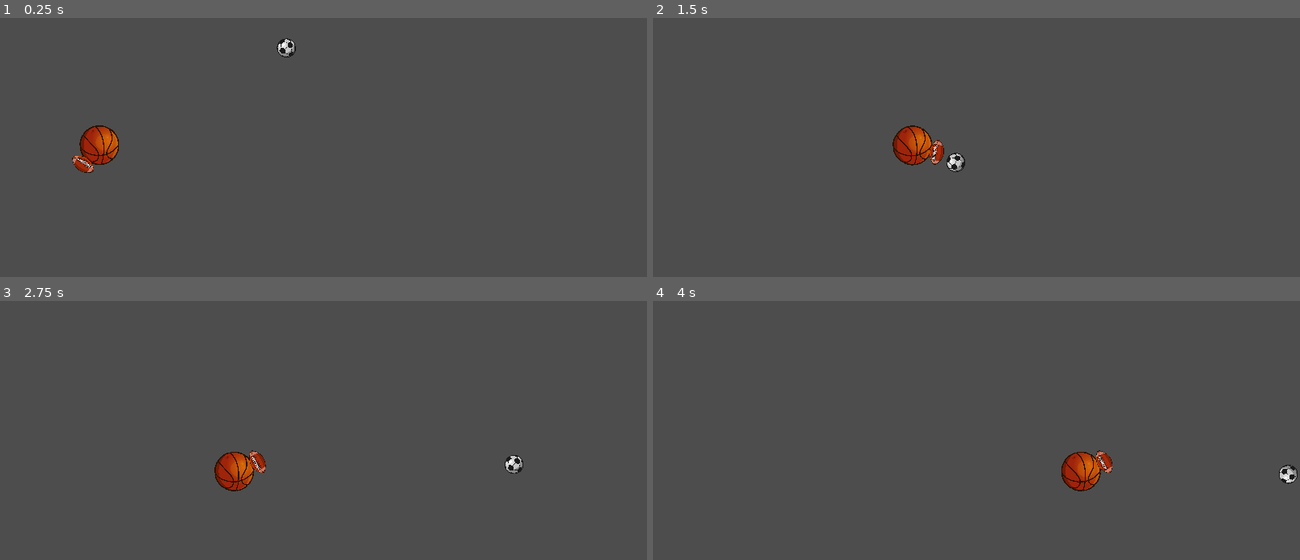
Above: before the commit, frames 1-4 (two rows, left to right).
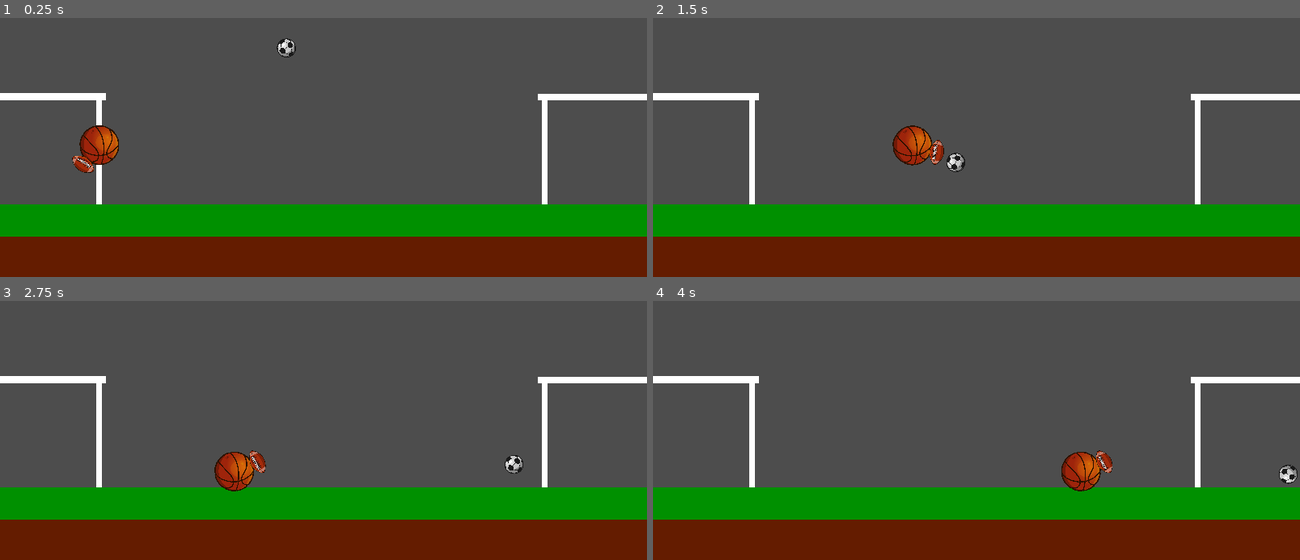
Above: after the commit, the same moments.

Repository: kwjay/BroHeadFootball
Game: Godot game, scene res://main.tscn
Two runs of this game, one before a commit and one after it. Both use one fixed random seed, a clock stepped at 60 frames per second and the inputs below.
Inputs:
- Up to frame 1 (0.25 s): no input
- Up to frame 2 (1.5 s): hold Space (kick) 0.53-1.28 s; hold D (right) from 0.53 s (still down); tap W (jump) at 0.77 s; tap Space (kick) at 1.35 s
- Up to frame 3 (2.75 s): tap W (jump) at 1.52 s; release D (right) at 2.03 s; hold A (left) from 2.03 s (still down); hold Space (kick) from 2.03 s (still down)
- Up to frame 4 (4 s): release A (left) at 2.78 s; release Space (kick) at 2.78 s; hold D (right) from 2.78 s (still down); tap Space (kick) at 2.85 s; tap W (jump) at 3.02, 3.77 s; hold Space (kick) from 3.53 s (still down)

The runs differ from the first frame. In frame 1, 29% of the frame differs, in the area x 0-100%, y 28-100%; in frame 2, 30%; in frame 3, 30%; in frame 4, 30%.

Commit message:
Goal detection
Bug: Player can get launched by the ball

Diff:
--- /dev/null
+++ b/goal_post.gd
@@ -0,0 +1,4 @@
+extends Node2D
+
+func _on_goal_area_body_entered(body):
+	print(body.name)
--- /dev/null
+++ b/goal_post.tscn
@@ -0,0 +1,52 @@
+[gd_scene load_steps=5 format=3 uid="uid://i6bcqweb8ovo"]
+
+[ext_resource type="Script" path="res://goal_post.gd" id="1_nov8v"]
+
+[sub_resource type="CapsuleShape2D" id="CapsuleShape2D_mkoe5"]
+radius = 6.34534
+height = 201.947
+
+[sub_resource type="RectangleShape2D" id="RectangleShape2D_p5gwc"]
+size = Vector2(190.5, 28)
+
+[sub_resource type="RectangleShape2D" id="RectangleShape2D_tuxlh"]
+size = Vector2(169, 185)
+
+[node name="GoalPost" type="Node2D"]
+script = ExtResource("1_nov8v")
+
+[node name="Crossbar" type="StaticBody2D" parent="."]
+
+[node name="CrossbarCollider" type="CollisionShape2D" parent="Crossbar"]
+position = Vector2(-42, -9)
+rotation = 1.5708
+shape = SubResource("CapsuleShape2D_mkoe5")
+
+[node name="ColorRect" type="ColorRect" parent="Crossbar"]
+offset_left = -140.0
+offset_top = -14.0
+offset_right = 55.0
+offset_bottom = -2.0
+
+[node name="SweepArea" type="Area2D" parent="Crossbar"]
+
+[node name="SweepAreaCollider" type="CollisionShape2D" parent="Crossbar/SweepArea"]
+position = Vector2(-42, -32)
+shape = SubResource("RectangleShape2D_p5gwc")
+
+[node name="Post" type="ColorRect" parent="."]
+offset_left = 38.0
+offset_top = -8.0
+offset_right = 48.0
+offset_bottom = 192.0
+metadata/_edit_use_anchors_ = true
+
+[node name="GoalArea" type="Area2D" parent="."]
+collision_layer = 4
+collision_mask = 4
+
+[node name="GoalAreaCollider" type="CollisionShape2D" parent="GoalArea"]
+position = Vector2(-52.5, 93.5)
+shape = SubResource("RectangleShape2D_tuxlh")
+
+[connection signal="body_entered" from="GoalArea" to="." method="_on_goal_area_body_entered"]
--- a/goalpost.tscn
+++ /dev/null
@@ -1,19 +0,0 @@
-[gd_scene load_steps=3 format=3 uid="uid://der5fa0r8puqx"]
-
-[sub_resource type="RectangleShape2D" id="RectangleShape2D_0c31j"]
-size = Vector2(39.5, 5)
-
-[sub_resource type="RectangleShape2D" id="RectangleShape2D_jk4eu"]
-size = Vector2(25, 30)
-
-[node name="Goalpost" type="StaticBody2D"]
-
-[node name="Crossbar" type="CollisionShape2D" parent="."]
-position = Vector2(20.25, -3)
-shape = SubResource("RectangleShape2D_0c31j")
-
-[node name="GoalArea" type="Area2D" parent="."]
-
-[node name="GoalCollider" type="CollisionShape2D" parent="GoalArea"]
-position = Vector2(21.5, 15)
-shape = SubResource("RectangleShape2D_jk4eu")
--- a/main.tscn
+++ b/main.tscn
@@ -7,10 +7,12 @@
 [node name="Main" type="Node2D"]
 
 [node name="Player" parent="." instance=ExtResource("3_idkvo")]
+z_index = 1
 position = Vector2(177, 380)
 metadata/_edit_group_ = true
 
 [node name="Body" parent="." instance=ExtResource("3_ix164")]
+z_index = 1
 position = Vector2(510, 211)
 
 [node name="Stadium" parent="." instance=ExtResource("3_twgj0")]
--- a/stadium.tscn
+++ b/stadium.tscn
@@ -1,9 +1,6 @@
-[gd_scene load_steps=5 format=3 uid="uid://dlk70oa00mj0p"]
+[gd_scene load_steps=6 format=3 uid="uid://dlk70oa00mj0p"]
 
-[sub_resource type="PhysicsMaterial" id="PhysicsMaterial_6i4u0"]
-
-[sub_resource type="RectangleShape2D" id="RectangleShape2D_nbd8s"]
-size = Vector2(1281, 78)
+[ext_resource type="PackedScene" uid="uid://i6bcqweb8ovo" path="res://goal_post.tscn" id="1_i08dr"]
 
 [sub_resource type="RectangleShape2D" id="RectangleShape2D_5bfc4"]
 size = Vector2(64, 526)
@@ -11,16 +8,12 @@
 [sub_resource type="RectangleShape2D" id="RectangleShape2D_ttip5"]
 size = Vector2(1281, 70)
 
+[sub_resource type="PhysicsMaterial" id="PhysicsMaterial_6i4u0"]
+
+[sub_resource type="RectangleShape2D" id="RectangleShape2D_nbd8s"]
+size = Vector2(1281, 78)
+
 [node name="Stadium" type="Node2D"]
-
-[node name="Ground" type="StaticBody2D" parent="."]
-collision_layer = 5
-collision_mask = 0
-physics_material_override = SubResource("PhysicsMaterial_6i4u0")
-
-[node name="GoundCollider" type="CollisionShape2D" parent="Ground"]
-position = Vector2(576.5, 565)
-shape = SubResource("RectangleShape2D_nbd8s")
 
 [node name="Walls" type="StaticBody2D" parent="."]
 collision_layer = 5
@@ -41,3 +34,33 @@
 [node name="UpperCollider" type="CollisionShape2D" parent="Sky"]
 position = Vector2(576.5, -35)
 shape = SubResource("RectangleShape2D_ttip5")
+
+[node name="LeftGoalPost" parent="." instance=ExtResource("1_i08dr")]
+position = Vector2(135, 339)
+
+[node name="RightGoalPost" parent="." instance=ExtResource("1_i08dr")]
+position = Vector2(1015, 340)
+scale = Vector2(-1, 1)
+
+[node name="Ground" type="StaticBody2D" parent="."]
+collision_layer = 5
+collision_mask = 0
+physics_material_override = SubResource("PhysicsMaterial_6i4u0")
+
+[node name="GoundCollider" type="CollisionShape2D" parent="Ground"]
+position = Vector2(576.5, 565)
+shape = SubResource("RectangleShape2D_nbd8s")
+
+[node name="Grass" type="ColorRect" parent="Ground"]
+offset_left = -63.0
+offset_top = 523.0
+offset_right = 1215.0
+offset_bottom = 589.0
+color = Color(0, 0.564706, 0, 1)
+
+[node name="ColorRect" type="ColorRect" parent="Ground"]
+offset_left = -64.0
+offset_top = 581.0
+offset_right = 1216.0
+offset_bottom = 653.0
+color = Color(0.39167, 0.111726, 0, 1)
